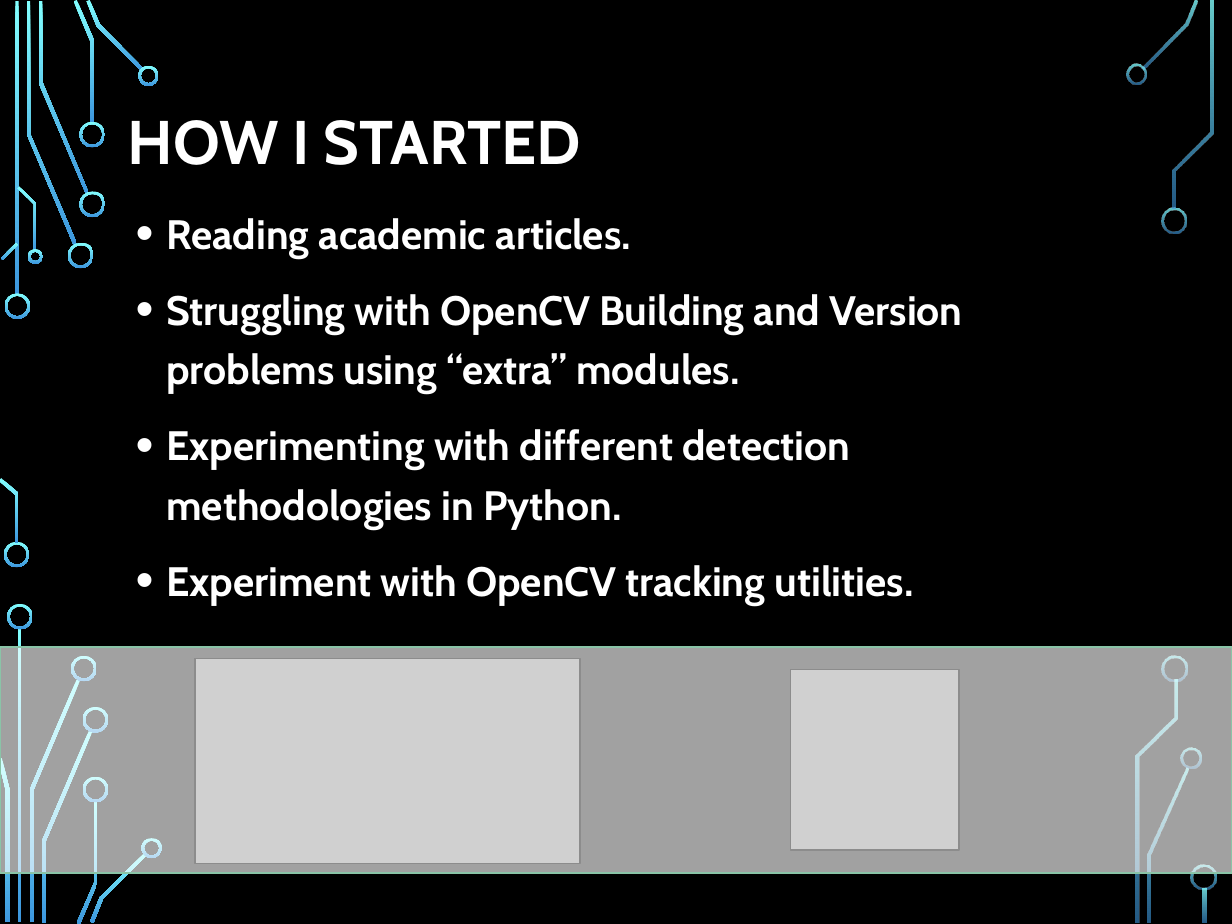
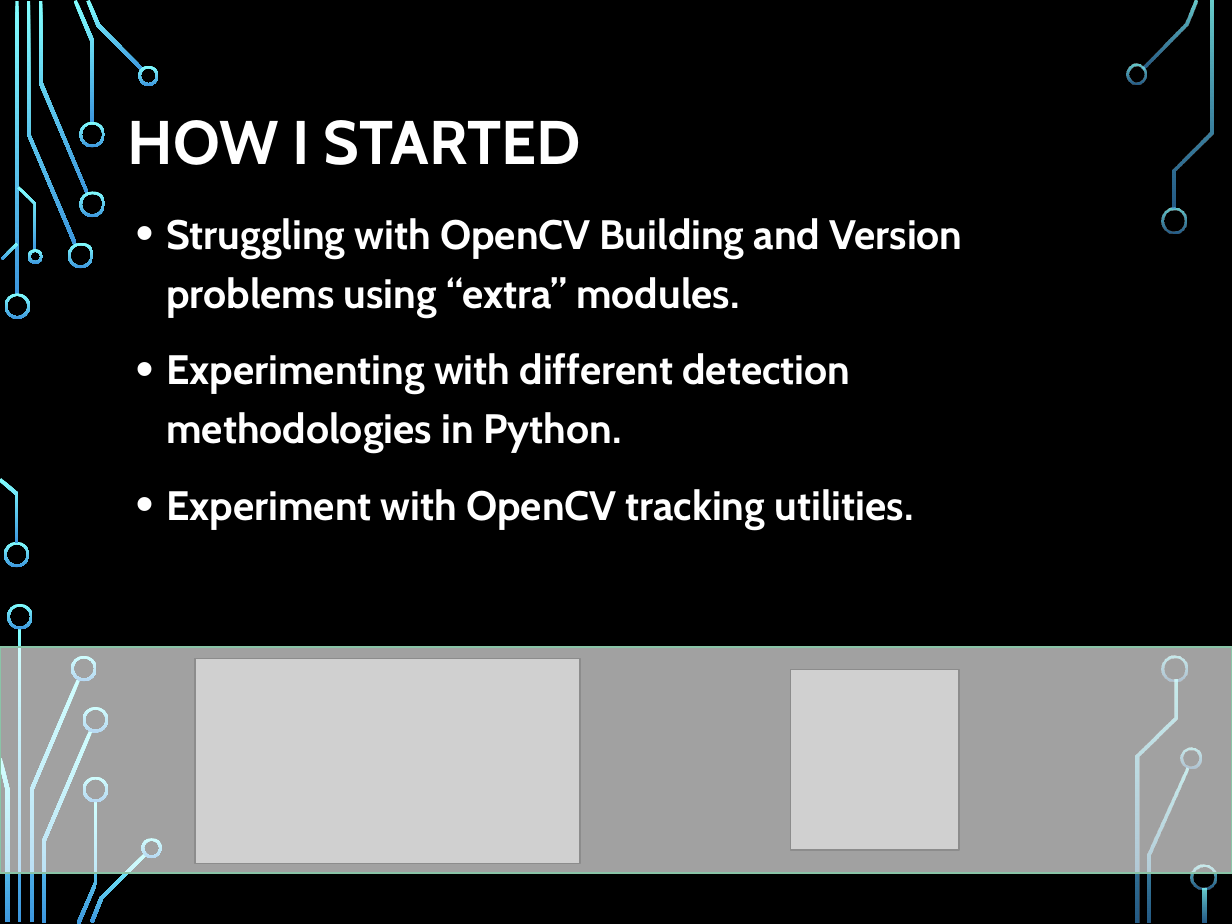
Before and after one commit to rmellmer/Pedestrian-Vehicle-Tracking, a slide deck: slide 3 of Documents/Project2_Presentation.pptx. Drawn at 1232x924 pixels with LibreOffice and Linux fonts; fonts in the diff are those of the drawing; grey boxes stand for pictures; background and template pictures are left out. Boxes give left, top, right and bottom in pixels: in the first picture for what was removed or moved away, otherwise in the second. Text is boxed around its words. In the diff, an @@ line names an element or a change of style, - is before the commit and + after.

Commit message:
Quick presentation change

```diff
--- a/Documents/Project2_Presentation.pptx
+++ b/Documents/Project2_Presentation.pptx
@@ text at box(166, 218, 631, 259): paragraph removed @@
-• Reading academic articles.
```
